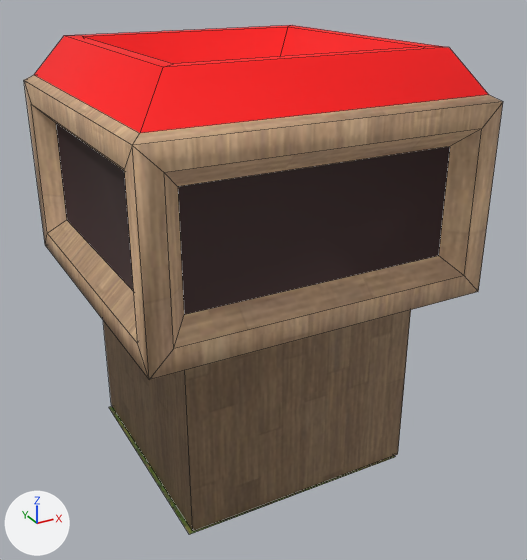
Renders of the OBJ model assets/models/hq.obj from each side of a commit.
Before and after are seen from a 50 mm camera at (-2.61, -5.12, 4.07) aimed at (0.13, -0.13, 1.58). Every picture has the same lights, and +X, +Y and +Z are marked at lower left. Mesh edges are drawn as thin lines. Where no turn or scale is listed for an object, it has been applied to the vertices. Vertices at the same position are counted once.

In view in the first picture: 'hq'.
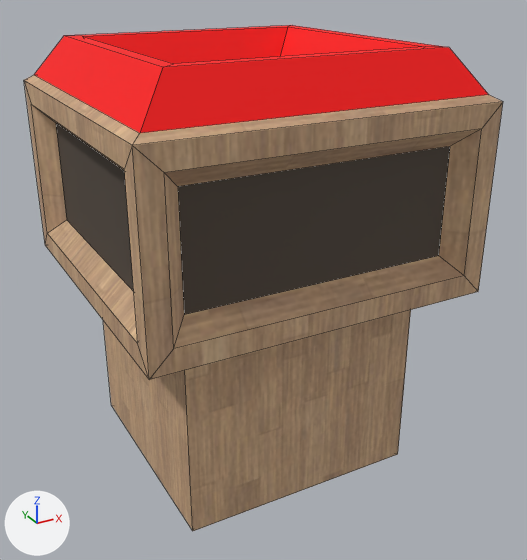
The newer file is also turned or shifted as a whole; pictures and numbers use the older file's frame.

Changed parts and their boxes (x1, y1, x2, y2) in the pictures (527 x 560 px):
'hq', reshaped: before (24, 25, 503, 535); after (24, 25, 503, 531)
part 1 of me_hq, deleted (green): before (109, 407, 395, 535)

What changed in the scene script:
```text
Change me_hq:
    used by ob_hq; location = (0.0, 0.0, 0.0)
    remove me_hq.from_pydata(...)  # 76 vertices, 73 faces; spans x -1.34..1.41, y -1.33..1.36, z 0.0..3.51
    remove me_hq.materials.append(mat_floor)  # picture img_grass_seamless_01_bricked_1_jpg
    add me_hq.from_pydata(...)  # 72 vertices, 72 faces; spans x -1.34..1.41, y -1.33..1.36, z 0.01..3.51
    me_hq part 1: the loose piece of 4 vertices spanning x -1.0..1.0, y -1.0..1.0, z 0.0..0.01 is deleted
    me_hq part 2: the surface is now shaded flat
```
